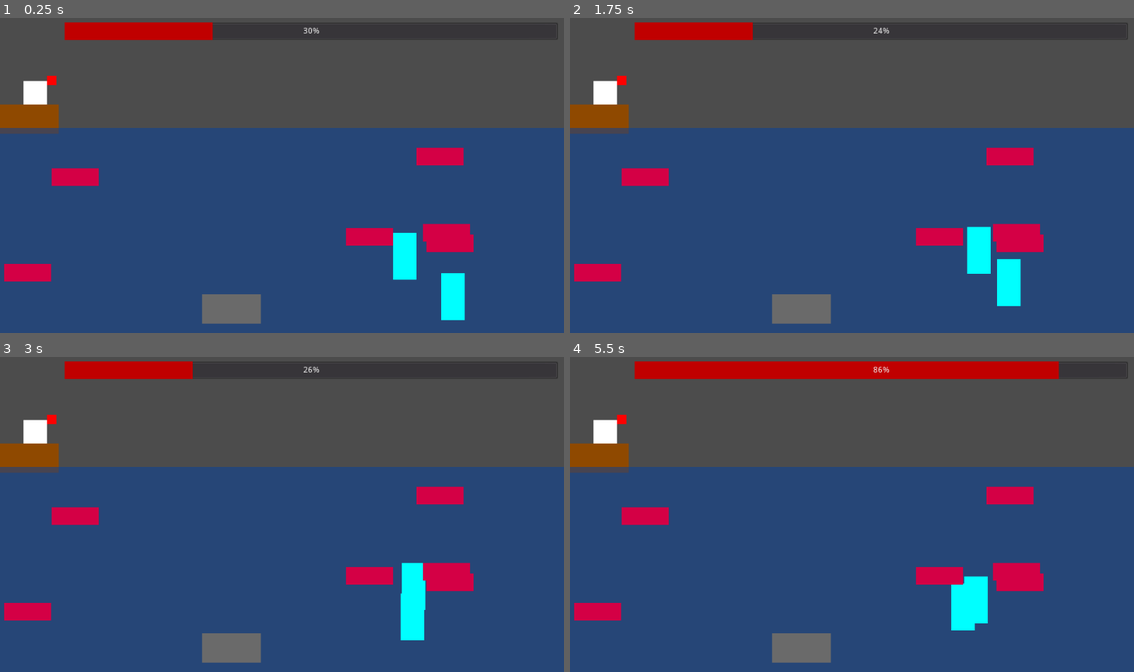
Above: before the commit, frames 1-4 (two rows, left to right).
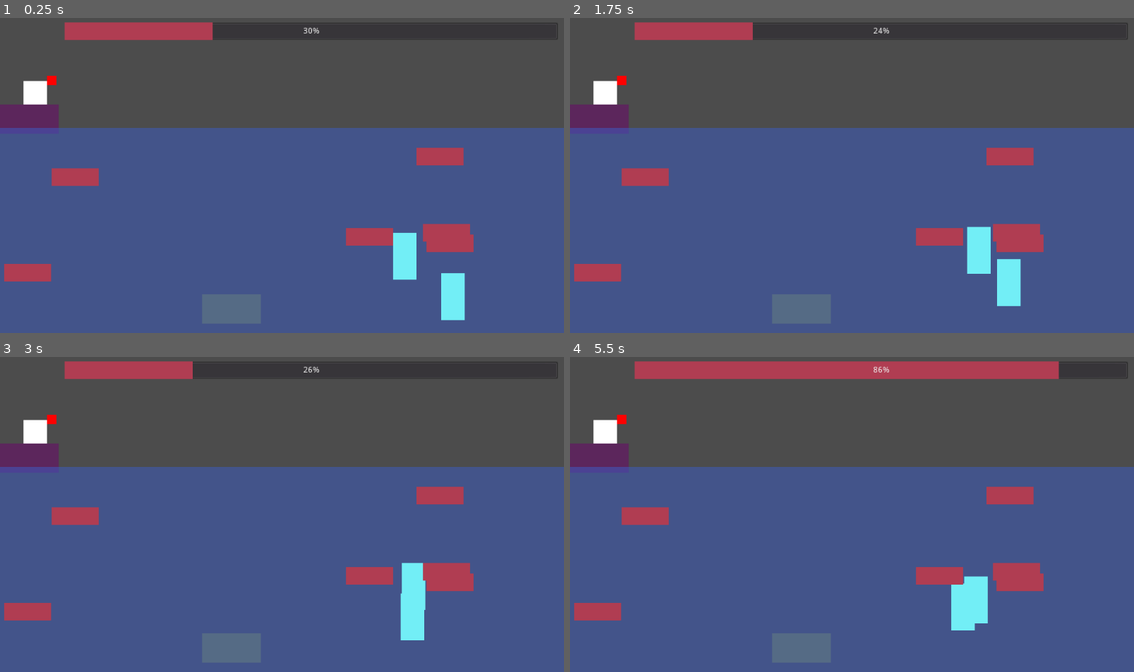
Above: after the commit, the same moments.

Repository: deengames-prototypes/frontier-planet
Game: Godot game, scene res://Scenes/Fishing.tscn
Same seed, same stepped clock (60 frames per second), same inputs: the game is played once before the commit and once after it. This scene is started directly instead of the project's main scene.
Inputs:
- Up to frame 1 (0.25 s): no input
- Up to frame 2 (1.75 s): tap Enter (ui_accept) at 0.5, 0.77, 1.52 s; hold Right (ui_right) 0.53-1.28 s; hold Down (ui_down) from 1.28 s (still down)
- Up to frame 3 (3 s): release Down (ui_down) at 2.03 s; hold Right (ui_right) 2.03-2.78 s; hold Up (ui_up) from 2.78 s (still down)
- Up to frame 4 (5.5 s): tap Enter (ui_accept) at 3.02, 3.77, 4.52 s; release Up (ui_up) at 3.53 s; hold Left (ui_left) 3.53-5.03 s; hold Down (ui_down) from 5.03 s (still down)

The runs differ from the first frame. In frame 1, 67% of the frame differs, in the area x 0-100%, y 1-100%; in frame 2, 67%; in frame 3, 67%; in frame 4, 70%.

Commit message:
Recolour fishing to suit palette

Diff:
--- a/prototype/Entities/Fishing/Catfish.tscn
+++ b/prototype/Entities/Fishing/Catfish.tscn
@@ -11,7 +11,7 @@
 [node name="ColorRect" type="ColorRect" parent="."]
 margin_right = 100.0
 margin_bottom = 50.0
-color = Color( 0.419608, 0.419608, 0.419608, 1 )
+color = Color( 0.337255, 0.423529, 0.52549, 1 )
 
 [node name="CollisionShape2D" type="CollisionShape2D" parent="."]
 position = Vector2( 50, 25 )
--- a/prototype/Entities/Fishing/Jellyfish.tscn
+++ b/prototype/Entities/Fishing/Jellyfish.tscn
@@ -11,7 +11,7 @@
 [node name="ColorRect" type="ColorRect" parent="."]
 margin_right = 40.0
 margin_bottom = 80.0
-color = Color( 0, 1, 1, 1 )
+color = Color( 0.45098, 0.937255, 0.968627, 1 )
 
 [node name="CollisionShape2D" type="CollisionShape2D" parent="."]
 position = Vector2( 20, 40 )
--- a/prototype/Entities/Fishing/Sockeye.tscn
+++ b/prototype/Entities/Fishing/Sockeye.tscn
@@ -11,7 +11,7 @@
 [node name="ColorRect" type="ColorRect" parent="."]
 margin_right = 80.0
 margin_bottom = 30.0
-color = Color( 0.835294, 0, 0.27451, 1 )
+color = Color( 0.694118, 0.243137, 0.32549, 1 )
 
 [node name="CollisionShape2D" type="CollisionShape2D" parent="."]
 position = Vector2( 40, 15 )
--- a/prototype/Scenes/Fishing.tscn
+++ b/prototype/Scenes/Fishing.tscn
@@ -7,7 +7,7 @@
 extents = Vector2( 8, 8 )
 
 [sub_resource type="StyleBoxFlat" id=2]
-bg_color = Color( 0.756863, 0, 0, 1 )
+bg_color = Color( 0.694118, 0.243137, 0.32549, 1 )
 
 [node name="Node2D" type="Node2D"]
 script = ExtResource( 1 )
@@ -35,13 +35,13 @@
 margin_top = 150.0
 margin_right = 100.0
 margin_bottom = 200.0
-color = Color( 0.564706, 0.290196, 0, 1 )
+color = Color( 0.364706, 0.152941, 0.364706, 1 )
 
 [node name="Ocean" type="ColorRect" parent="."]
 margin_top = 190.0
 margin_right = 960.0
 margin_bottom = 540.0
-color = Color( 0, 0.25098, 0.639216, 0.501961 )
+color = Color( 0.231373, 0.364706, 0.788235, 0.501961 )
 
 [node name="ProgressBar" type="ProgressBar" parent="."]
 editor/display_folded = true
